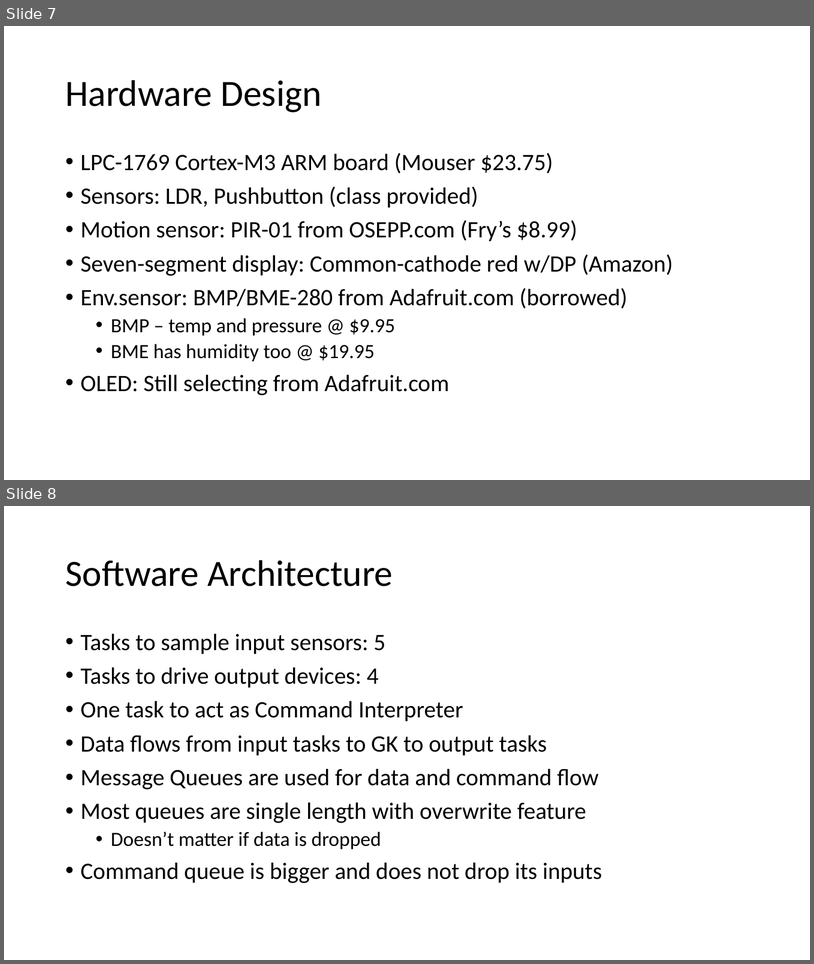
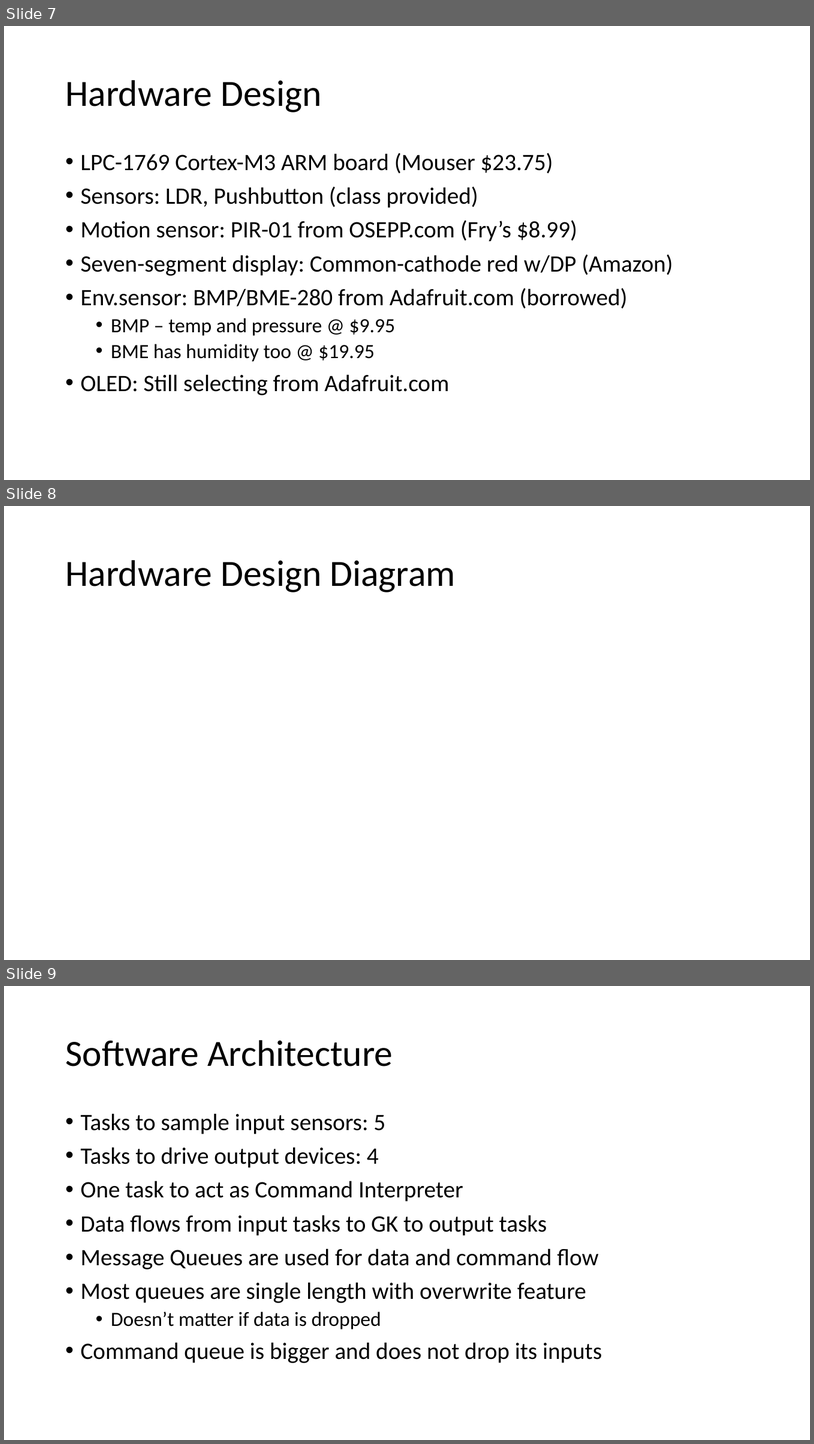
Before and after one commit to EmbeddedSystemClass/FinalProject5381, a slide deck: Final Project 5381.pptx. Shown one above the other, each under a label of ours: slides 7 and 8 before the commit, slides 7, 8 and 9 after it. The pictures are 814x964 and 814x1444 pixels, drawn with LibreOffice and Linux fonts; fonts in the diff are those of the drawing. Boxes give left, top, right and bottom in pixels: in the first picture for what was removed or moved away, otherwise in the second. Text is boxed around its words. In the diff, an @@ line names an element or a change of style, - is before the commit and + after.

```diff
--- a/Final Project 5381.pptx
+++ b/Final Project 5381.pptx
@@ slide 8 added at box(4, 506, 810, 960), background #FFFFFF @@
@@ title added at box(65, 560, 455, 592), 44 pt, text #000000 @@
+Hardware Design Diagram
@@ what was slide 8 is now slide 9 @@
```
Also in this commit, not shown: 2 slides changed, 1 other slide added.
